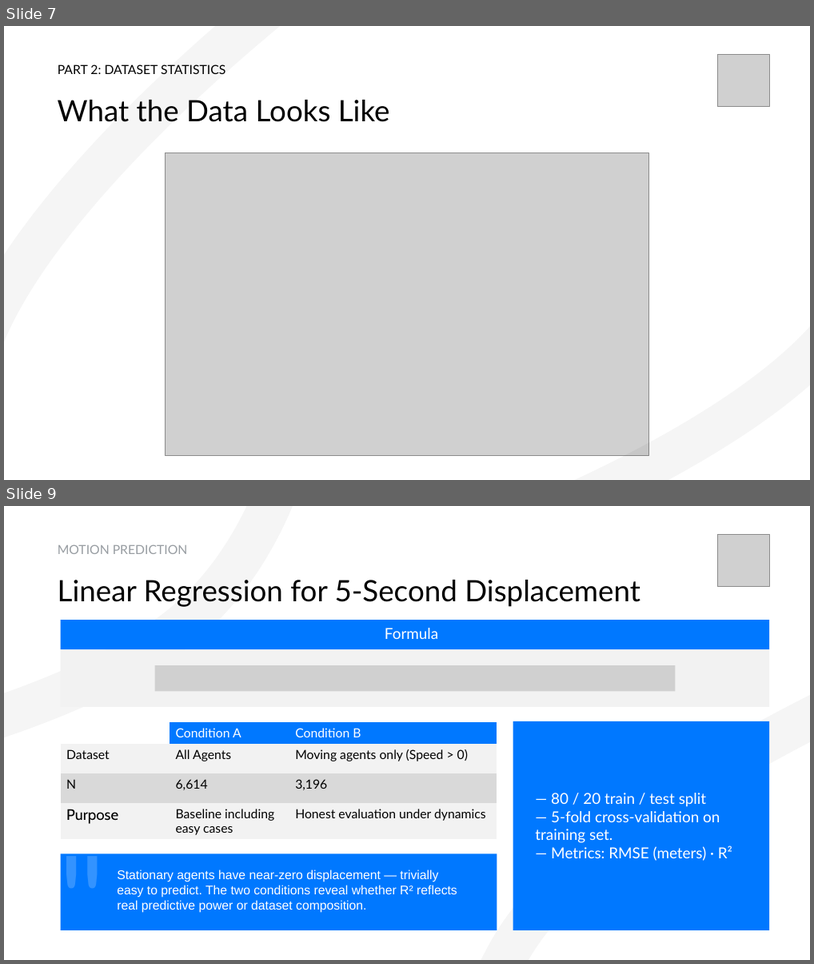
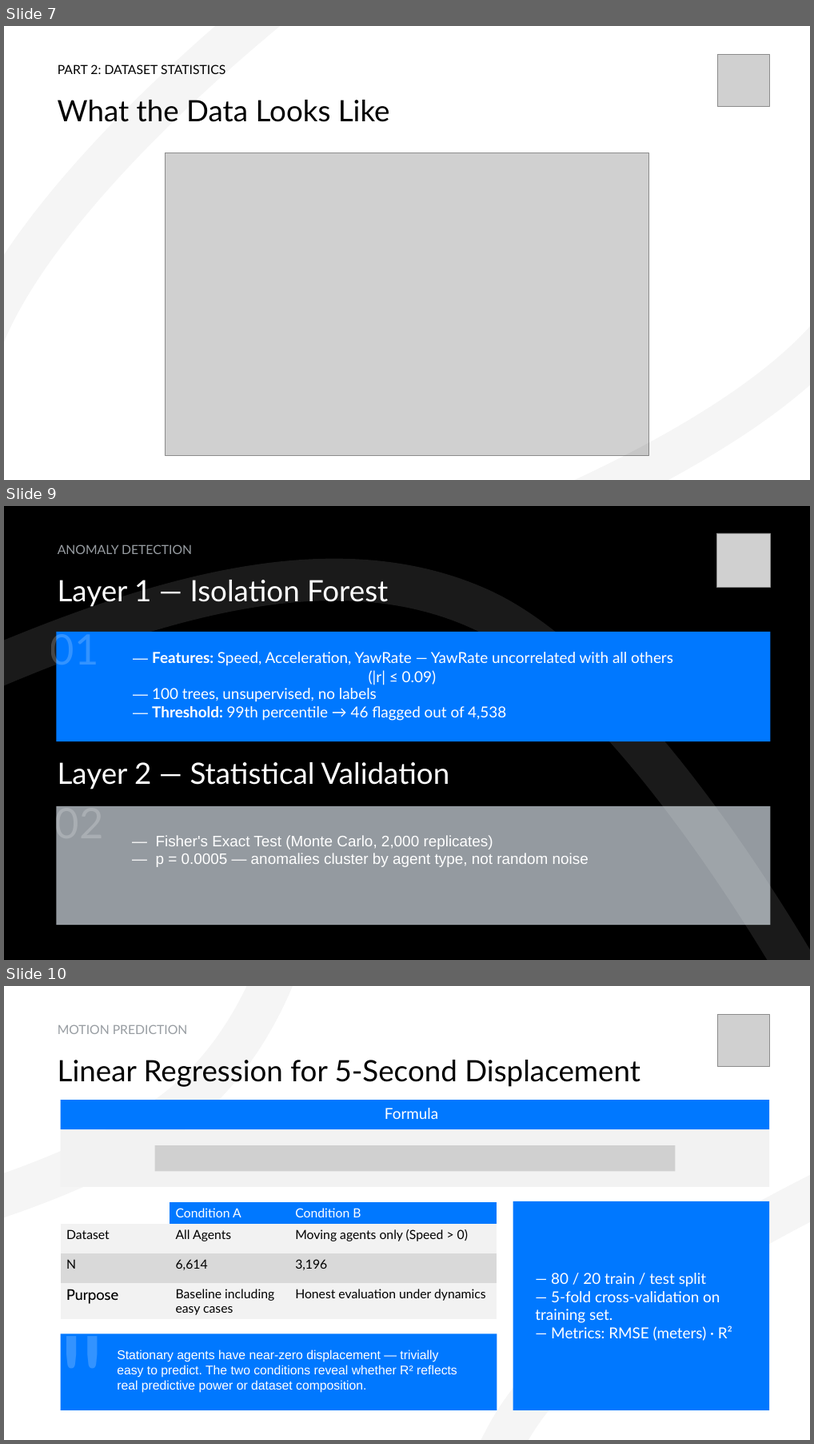
Before and after one commit to pstepanovum/womd-unsupervised-anomaly-detection, a slide deck: docs/presentation/Unsupervised Statistical Learning for Kinematic Anomaly Detection in Autonomous Driving Scenarios.pptx. Shown one above the other, each under a label of ours: slides 7 and 9 before the commit, slides 7, 9 and 10 after it; the slides between them are not shown. The pictures are 814x964 and 814x1444 pixels, drawn with LibreOffice and Linux fonts; fonts in the diff are those of the drawing; grey boxes stand for pictures. Boxes give left, top, right and bottom in pixels: in the first picture for what was removed or moved away, otherwise in the second. Text is boxed around its words. In the diff, an @@ line names an element or a change of style, - is before the commit and + after.

Commit message:
Enhance presentation content with detailed results and analysis for anomaly detection pipeline

```diff
--- a/docs/presentation/Unsupervised Statistical Learning for Kinematic Anomaly Detection in Autonomous Driving Scenarios.pptx
+++ b/docs/presentation/Unsupervised Statistical Learning for Kinematic Anomaly Detection in Autonomous Driving Scenarios.pptx
@@ slide 9 added at bbox=[4, 506, 810, 960], background #000000 @@
@@ freeform shape added at bbox=[4, 506, 810, 960], outline #FFFFFF 50 pt @@
@@ title added at bbox=[58, 544, 192, 554], 15 pt, text #989DA2 @@
+ANOMALY DETECTION
@@ picture added at bbox=[718, 533, 771, 587] @@
@@ text added at bbox=[58, 580, 388, 607], 35 pt, text #FFFFFF @@
+Layer 1 — Isolation Forest
@@ text added at bbox=[50, 628, 99, 672], 50 pt, text #FFFFFF at 20% opacity @@
+01
@@ rectangle added at bbox=[56, 632, 770, 741], fill #0078FF @@
@@ text added at bbox=[152, 652, 674, 720], 18 pt, text #FFFFFF @@
+— Features: Speed, Acceleration, YawRate — YawRate uncorrelated with all others
+— 100 trees, unsupervised, no labels
+— Threshold: 99th percentile → 46 flagged out of 4,538
@@ text added at bbox=[369, 670, 436, 685], 18 pt, text #FFFFFF @@
+(|r| ≤ 0.09)
@@ text added at bbox=[58, 762, 450, 789], 35 pt, text #FFFFFF @@
+Layer 2 — Statistical Validation
@@ text added at bbox=[55, 802, 104, 846], 50 pt, text #FFFFFF at 20% opacity @@
+02
@@ rectangle added at bbox=[56, 806, 770, 924], fill #949AA0 @@
@@ text added at bbox=[156, 835, 589, 867], 18 pt, text #FFFFFF @@
+— Fisher's Exact Test (Monte Carlo, 2,000 replicates)
+— p = 0.0005 — anomalies cluster by agent type, not random noise
@@ what was slide 9 is now slide 10 @@
```
Also in this commit, not shown: 1 slide changed, 1 other slide added, 1 slide removed, 1 other file.
